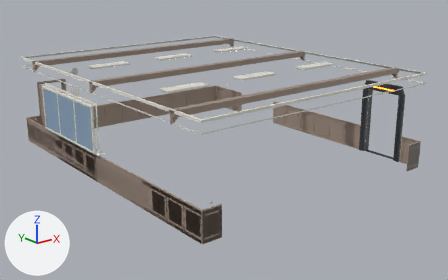
An edit to the FBX model unity/ShaderEmu/Models/Room.fbx, drawn before and after from the same camera.
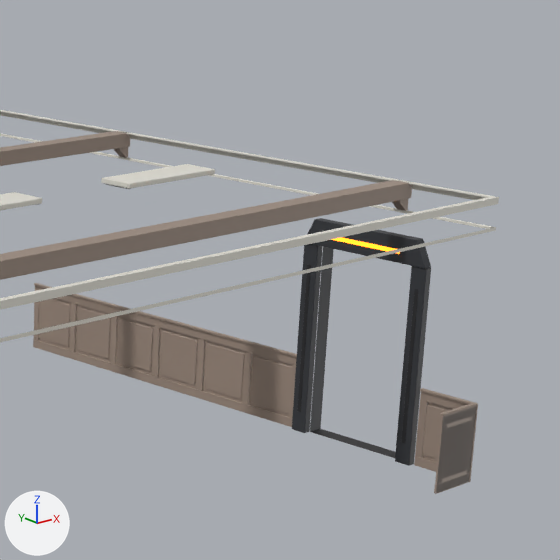
Each version is shown whole from a 50 mm camera at (-12.78, -16.72, 7.07) aimed at (0.22, -0.47, 0.57), then close up on the part from 58% to 100% of the width and 3% to 69% of the height. Lighting does not change. The marker at lower left points along +X, +Y and +Z. The older version's two pictures come first. Where no turn or scale is listed for an object, it has been applied to the vertices. Vertices at exactly the same position are counted once.

In view in the first close-up: 'Beams', 'Ceiling lamps', 'Holodeck door', 'Mouldings', 'Panelling'.
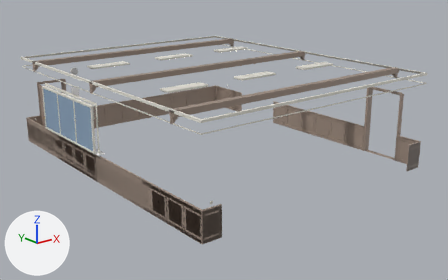
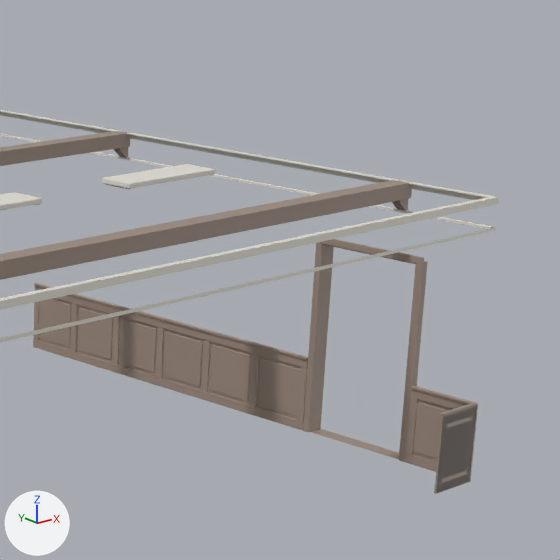
Boxes [x1, y1, x2, y2] around the edits, measured in the close-ups (560 x 560 px):
'Holodeck door', reshaped (10% narrower, 10% shorter)
    before: [292, 218, 431, 466]
    after: [303, 239, 428, 462]
part 1 of me_holodeck_door_001, deleted
    before: [292, 218, 431, 466]
part 2 of me_holodeck_door_001, deleted (black)
    before: [401, 289, 418, 444]
part 3 of me_holodeck_door_001, deleted
    before: [331, 237, 400, 254]
part 4 of me_holodeck_door_001, deleted (black)
    before: [297, 265, 311, 412]
part 5 of me_holodeck_door_001, added
    after: [303, 239, 424, 462]
part 6 of me_holodeck_door_001, recoloured (lighter)
    before: [310, 247, 334, 432]
    after: [310, 245, 428, 432]
part 7 of me_holodeck_door_001, recoloured (black to brown)
    both: [311, 429, 396, 458]

The change in detail:
me_holodeck_door_001 is used by ob_holodeck_door; location (0.0, 0.0, 0.0).
me_holodeck_door_001 had 250 vertices, 244 faces and spanned x 4.37..4.7, y -4.75..-3.05, z 0.0..2.6.
me_holodeck_door_001 no longer uses material mat_metalblack (black #262629).
me_holodeck_door_001 no longer uses material mat_amber (orange #ff7f14, glowing orange #ff7f14).
me_holodeck_door_001 now has 32 vertices, 24 faces and spans x 4.47..4.7, y -4.64..-3.16, z 0.0..2.39.
me_holodeck_door_001 part 1: the loose piece of 166 vertices spanning x 4.38..4.5, y -4.75..-3.05, z 0.0..2.6 is deleted.
me_holodeck_door_001 part 2: the loose piece of 24 vertices spanning x 4.39..4.4, y -4.68..-4.62, z 0.25..2.05 is deleted.
me_holodeck_door_001 part 3: the loose piece of 24 vertices spanning x 4.37..4.38, y -4.4..-3.4, z 2.41..2.46 is deleted.
me_holodeck_door_001 part 4: the loose piece of 24 vertices spanning x 4.39..4.4, y -3.18..-3.12, z 0.25..2.05 is deleted.
Part 5, on me_holodeck_door_001:
20 vertices are added at x 4.47..4.5, y -4.64..-3.16, z 0.0..2.39.
20 new faces join them.
me_holodeck_door_001 part 6: 3 faces spanning x 4.5..4.7, y -4.55..-3.25, z 0.0..2.3 switch from mat_racksteel (dark grey #36383d) to mat_wooddark (brown #9e8c7f).
me_holodeck_door_001 part 7: 1 face spanning x 4.5..4.7, y -4.55..-3.25, z 0.0 switches from mat_metalblack (black #262629) to mat_wooddark (brown #9e8c7f).
